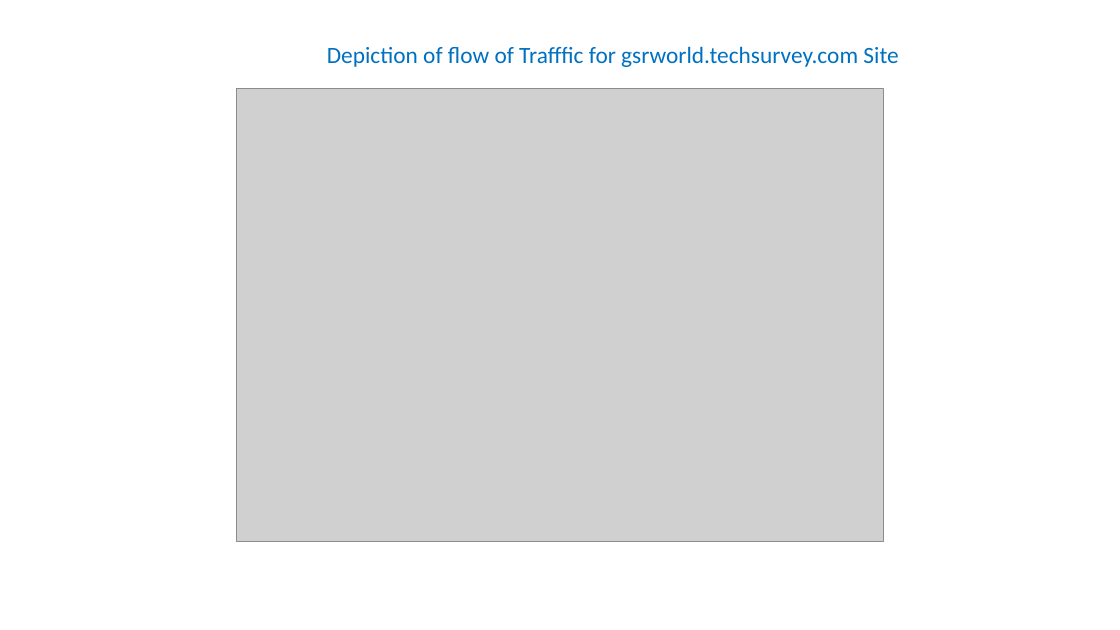
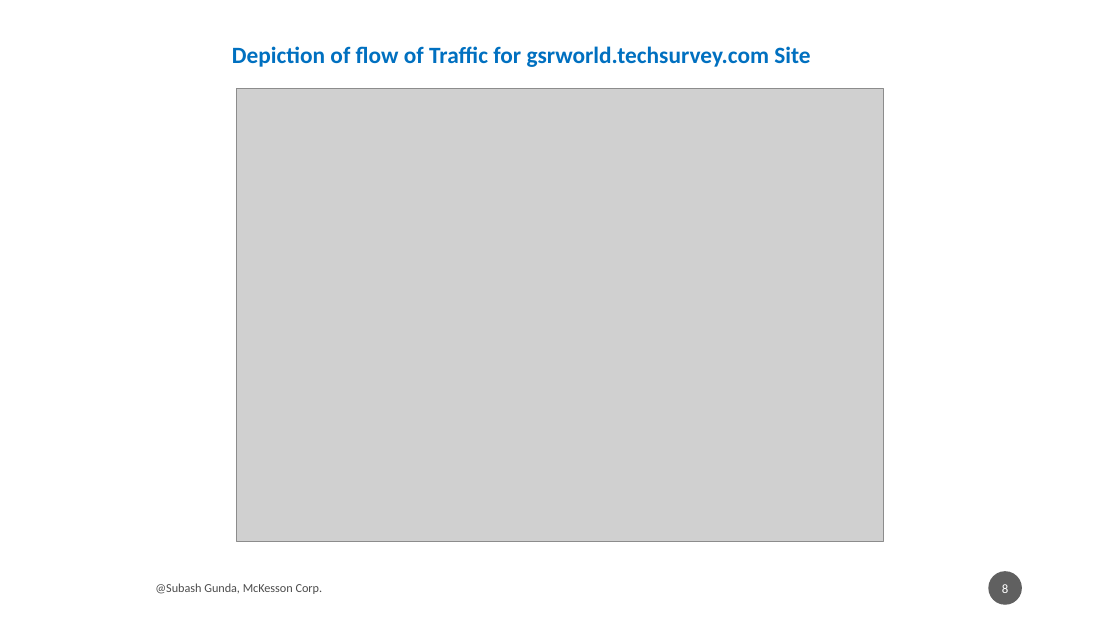
Before and after one commit to subhashgunda/deepazuremck, a slide deck: slide 8 of AzureTrafficManager_SubhashGunda.pptx. Drawn at 1120x630 pixels with LibreOffice and Linux fonts; fonts in the diff are those of the drawing; grey boxes stand for pictures. Boxes give left, top, right and bottom in pixels: in the first picture for what was removed or moved away, otherwise in the second. Text is boxed around its words. In the diff, an @@ line names an element or a change of style, - is before the commit and + after.

```diff
--- a/AzureTrafficManager_SubhashGunda.pptx
+++ b/AzureTrafficManager_SubhashGunda.pptx
@@ text at bbox=[232, 46, 810, 67]: text changed; bold on @@
-Depiction of flow of Trafffic for gsrworld.techsurvey.com Site
+Depiction of flow of Traffic for gsrworld.techsurvey.com Site
@@ text added at bbox=[155, 583, 323, 594], 10.5 pt, text #000000 at 70% opacity @@
+@Subash Gunda, McKesson Corp.
@@ page number added at bbox=[989, 571, 1023, 605], fill #1D1D1D at 70% opacity, 11 pt, text #FFFFFF @@
+8
```
Also in this commit, not shown: 22 other slides changed, 6 slides added, 2 slides removed, 1 other file.
